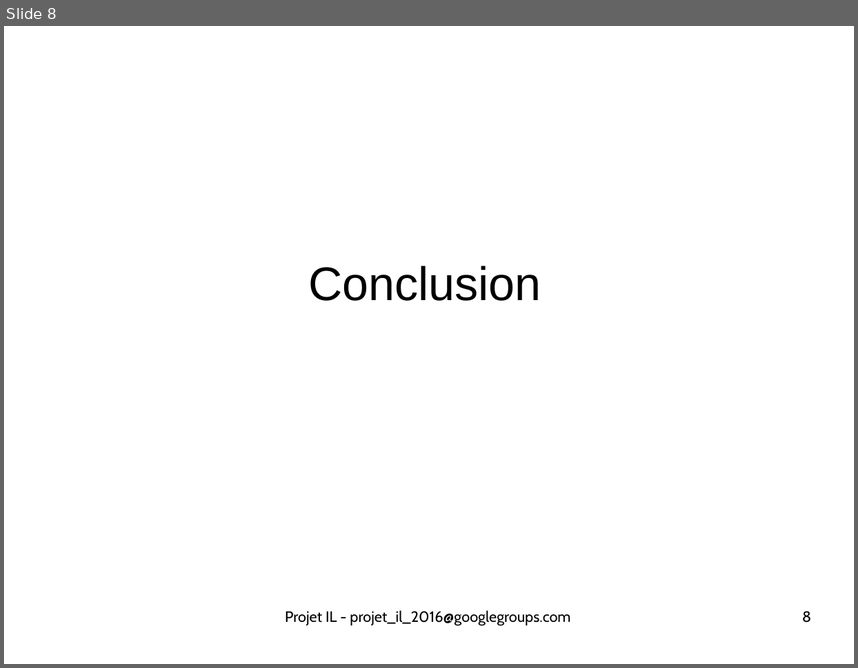
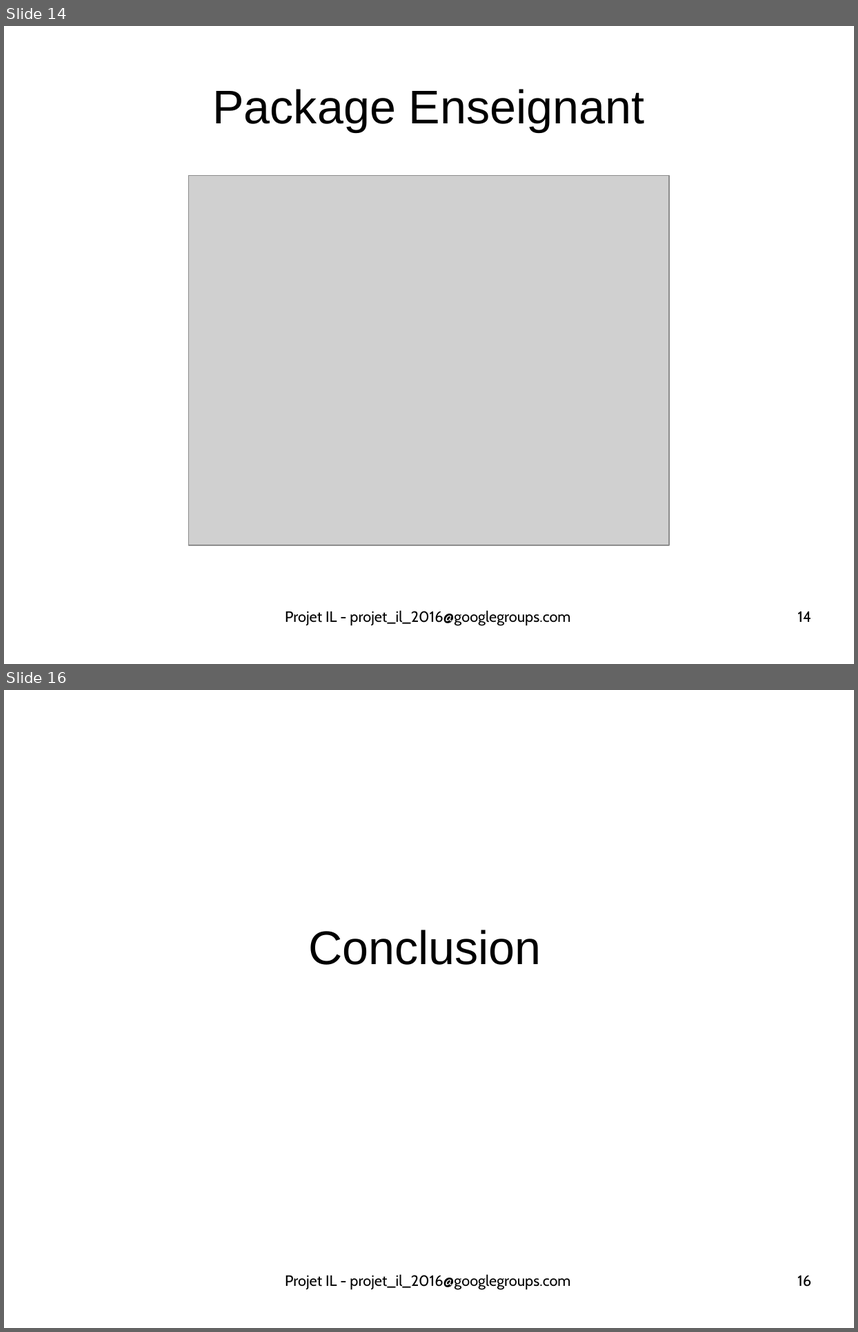
Before and after one commit to ScreachFr/ecours_DMCSBG, a slide deck: presentation_conception.odp. Shown one above the other, each under a label of ours: slide 8 before the commit, slides 14 and 16 after it; the slides between them are not shown. The pictures are 858x668 and 858x1332 pixels, drawn with LibreOffice and Linux fonts; fonts in the diff are those of the drawing; grey boxes stand for pictures. Boxes give left, top, right and bottom in pixels: in the first picture for what was removed or moved away, otherwise in the second. Text is boxed around its words. In the diff, an @@ line names an element or a change of style, - is before the commit and + after.

```diff
--- a/presentation_conception.odp
+++ b/presentation_conception.odp
@@ slide 14 added at box(4, 26, 854, 664), background #FFFFFF @@
@@ title added at box(212, 89, 645, 132), 44 pt, text #000000 @@
+Package Enseignant
@@ picture added at box(189, 175, 670, 544) @@
@@ text added at box(285, 610, 570, 626), 14 pt, text #000000 @@
+Projet IL - projet_il_2016@googlegroups.com
@@ page number added at box(797, 610, 811, 621), 14 pt, text #000000 @@
+14
@@ what was slide 8 is now slide 16 @@
@@ page number at box(797, 1274, 811, 1286): text changed @@
-8
+16
```
Also in this commit, not shown: 7 slides changed, 6 other slides added, 9 other files.
